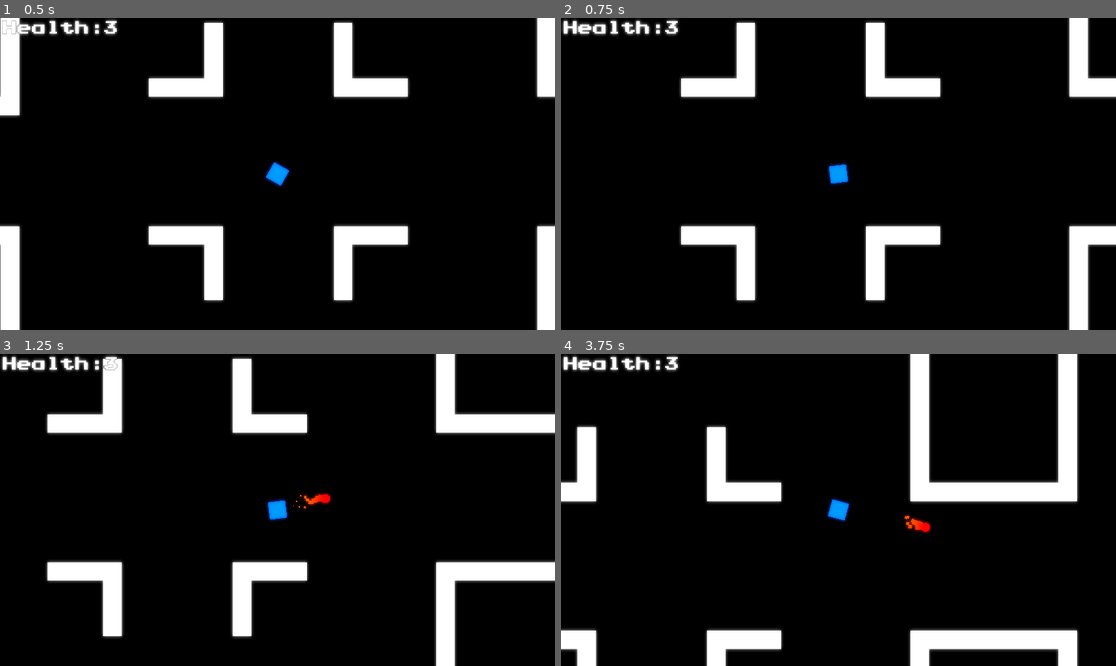
Above: before the commit, frames 1-4 (two rows, left to right).
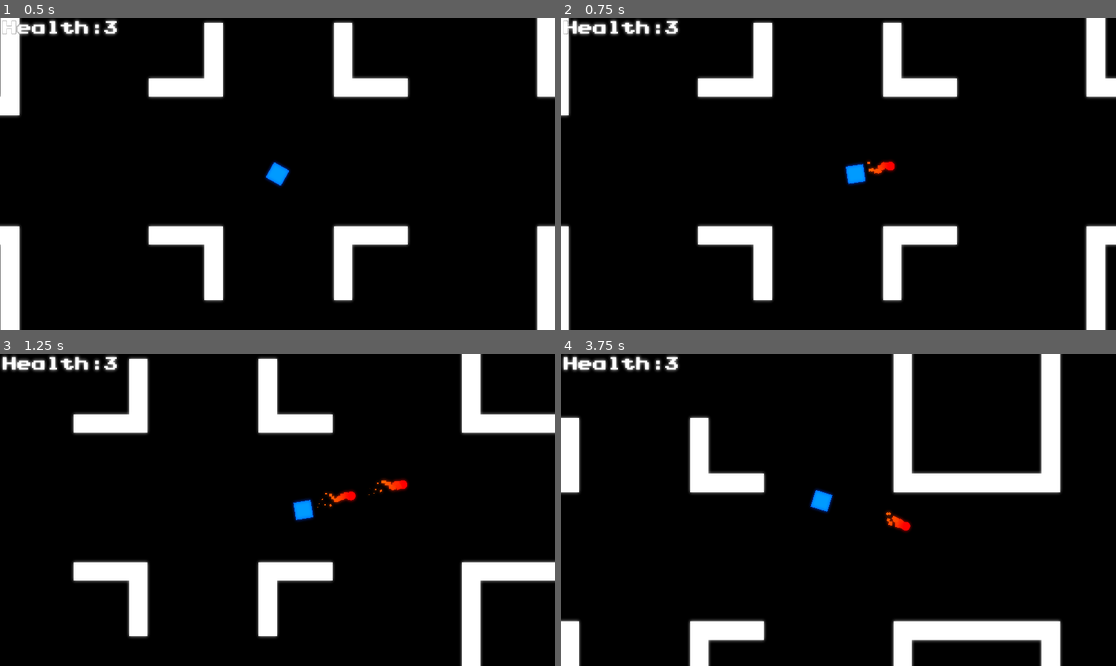
Above: after the commit, the same moments.

Repository: Kirottu/perttishooter
Game: Godot game, scene res://Scenes/Level.tscn
The game is run twice, just before and just after one commit, with the same random seed, the same clock (stepped at 60 frames per second) and the same inputs.
Inputs (mouse positions are in pixels of both pictures, inside the frame that each line leads up to):
- Up to frame 1 (0.5 s): no input
- Up to frame 2 (0.75 s): tap Enter at 0.5 s; move the mouse to (960, 158) at 0.52 s; hold D (right) from 0.53 s (still down); hold Space (fire) from 0.53 s (still down)
- Up to frame 3 (1.25 s): keep holding D (right); keep holding Space (fire)
- Up to frame 4 (3.75 s): move the mouse to (727, 525) at 1.27 s; release D (right) at 1.28 s; release Space (fire) at 1.28 s; hold S (down) 1.28-2.03 s; tap Space (fire) at 1.35, 2.85 s; move the mouse to (894, 441) at 2.02 s; hold D (right) 2.03-2.78 s; hold Space (fire) 2.03-2.78 s; move the mouse to (810, 572) at 2.77 s; hold W (up) 2.78-3.53 s; move the mouse to (1005, 556) at 3.52 s; hold A (left) from 3.53 s (still down); hold Space (fire) from 3.53 s (still down)

Frame 1 is identical in both runs. In frame 2, 12% of the frame differs, in the area x 0-99%, y 0-100%; in frame 3, 14%; in frame 4, 18%, in the area x 0-94%, y 0-100%.

Commit message:
Fixed camera stutter when smoothing movement, added physics based close proximity follow and fixed enemy stuttering

Diff:
--- a/Scenes/Enemy.tscn
+++ b/Scenes/Enemy.tscn
@@ -50,7 +50,7 @@
 [sub_resource type="RayShape2D" id=5]
 length = 200.0
 
-[node name="Enemy" type="RigidBody2D"]
+[node name="Enemy" type="KinematicBody2D"]
 script = ExtResource( 2 )
 
 [node name="CollisionShape2D" type="CollisionShape2D" parent="."]
--- a/Scenes/Pertti.tscn
+++ b/Scenes/Pertti.tscn
@@ -45,6 +45,7 @@
 
 [node name="Camera2D" type="Camera2D" parent="."]
 current = true
+smoothing_enabled = true
 
 [node name="Area2D" type="Area2D" parent="."]
 
--- a/Scripts/Enemy.gd
+++ b/Scripts/Enemy.gd
@@ -1,4 +1,4 @@
-extends RigidBody2D
+extends KinematicBody2D
 
 onready var nav_2d = $Navigation2D
 onready var hurt_sound = $Hurt
@@ -19,21 +19,24 @@
 	# Look at pertti, looks funny
 	look_at(pertti.position)
 
-	# Set the enemy speed for the move_along_path function
-	var move_distance = Settings.enemy_speed * delta
-	if !pertti_in_sight:
-		move_along_path(move_distance)
-	else:
-		var start_point = position
-		position = start_point.linear_interpolate(pertti.position, move_distance * 0.005)
+
 
 func _physics_process(delta):
 	# Operate path update timer
 	if path_update_timer == 0:
 		can_update = true
-		path_update_timer = 30
-	if path_update_timer > 0:
+		path_update_timer = 60
+	if path_update_timer > 0 and !can_update:
 		path_update_timer -= 1
+
+	if !pertti_in_sight and health != 0:
+		move_along_path(Settings.enemy_speed * 0.01)
+	# Switch to close proximity follow for better close quarters following
+	elif health != 0:
+		var start_point = position
+		var direction = ( pertti.position - self.position).normalized()
+		move_and_slide(direction * 500)
+		# position = start_point.linear_interpolate(pertti.position, Settings.enemy_speed * 0.001 * delta)
 
 
 func _on_Area2D_body_entered(body):
--- a/Scripts/Pertti.gd
+++ b/Scripts/Pertti.gd
@@ -5,6 +5,7 @@
 onready var explosion = $Explosion
 onready var sprite = $Sprite
 onready var animation = $Invinsibility
+onready var camera = $Camera2D
 
 signal gameover
 signal damage_taken
@@ -21,14 +22,10 @@
 func _ready():
 	sprite.visible = true
 
-func _process(delta):
-	# Look at mouse pointer for aiming purposes
+func _physics_process(delta):
+	# Run _move if !gameover
 	if !gameover:
 		look_at(get_global_mouse_position())
-
-
-func _physics_process(delta):
-	# Run _move if !gameover
 	if !gameover:
 		_move()
 	# Run _fire if !gameover
--- a/project.godot
+++ b/project.godot
@@ -22,6 +22,10 @@
 [autoload]
 
 Settings="*res://Scripts/Settings.gd"
+
+[debug]
+
+settings/fps/force_fps=60
 
 [display]
 
Not shown: 3 places in Scenes/Bullet.tscn that only renumber resources
Not shown, added: export_presets.cfg
Not shown, added: perttishooter.x86_64
